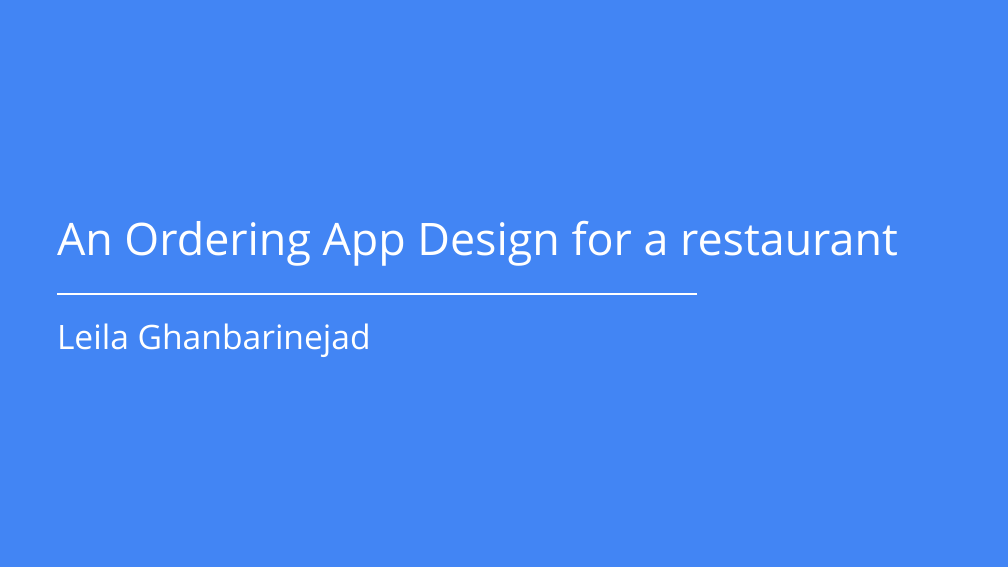
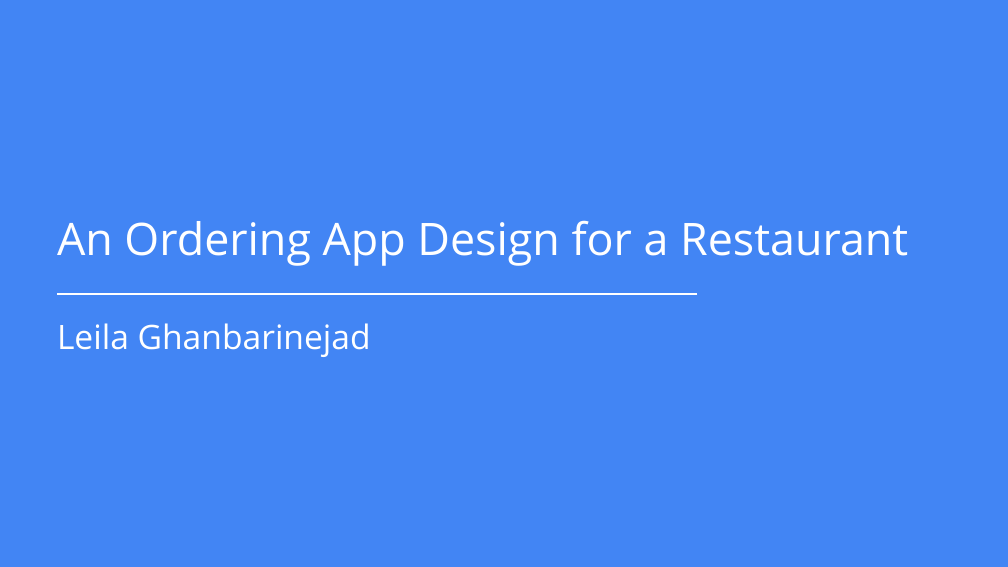
Before and after one commit to leilasingin/test, a slide deck: slide 1 of Resources/Portfolio-Project-1---Case-study.pptx. Drawn at 1008x567 pixels with LibreOffice and Linux fonts; fonts in the diff are those of the drawing. Boxes give left, top, right and bottom in pixels: in the first picture for what was removed or moved away, otherwise in the second. Text is boxed around its words. In the diff, an @@ line names an element or a change of style, - is before the commit and + after.

```diff
--- a/Resources/Portfolio-Project-1---Case-study.pptx
+++ b/Resources/Portfolio-Project-1---Case-study.pptx
@@ text at box(57, 220, 908, 266): text changed @@
-An Ordering App Design for a restaurant
+An Ordering App Design for a Restaurant
```
Also in this commit, not shown: 13 other files.
